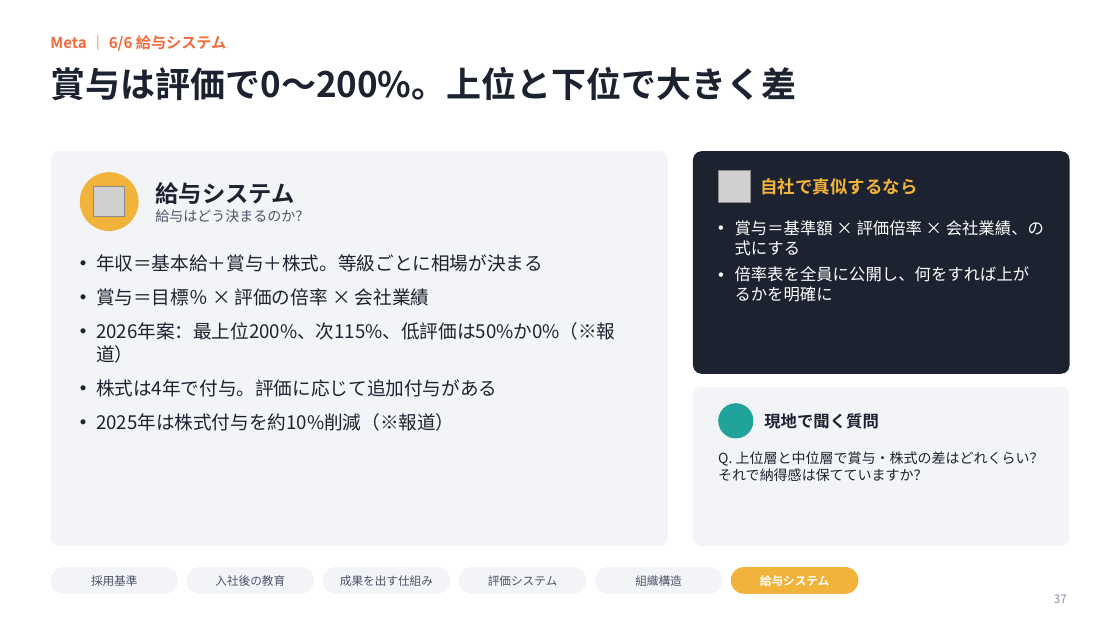
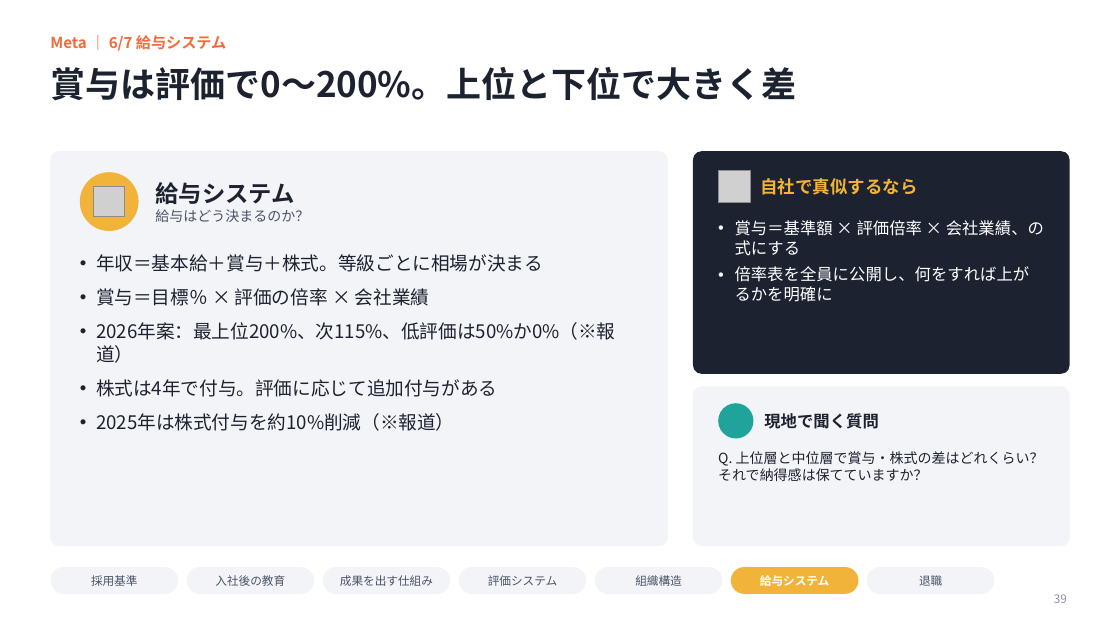
Before and after one commit to ktarpt-spec/-, a slide deck: slide 39 of シリコンバレー企業見学_まとめ_2026年10月.pptx (slide 37 before the commit). Drawn at 1120x630 pixels with LibreOffice and Linux fonts; fonts in the diff are those of the drawing; grey boxes stand for pictures; background and template pictures are left out. Boxes give left, top, right and bottom in pixels: in the first picture for what was removed or moved away, otherwise in the second. Text is boxed around its words. In the diff, an @@ line names an element or a change of style, - is before the commit and + after.

```diff
--- a/シリコンバレー企業見学_まとめ_2026年10月.pptx
+++ b/シリコンバレー企業見学_まとめ_2026年10月.pptx
@@ text at [50, 35, 226, 51]: text changed @@
-Meta ｜ 6/6 給与システム
+Meta ｜ 6/7 給与システム
@@ rounded rectangle added at [867, 567, 995, 594], fill #F3F4F7 @@
@@ text added at [919, 575, 942, 586], 10 pt, text #4A5368 @@
+退職
@@ page number at [1054, 594, 1067, 603]: text changed @@
-37
+39
```
Also in this commit, not shown: 17 other slides changed, 3 slides added.
